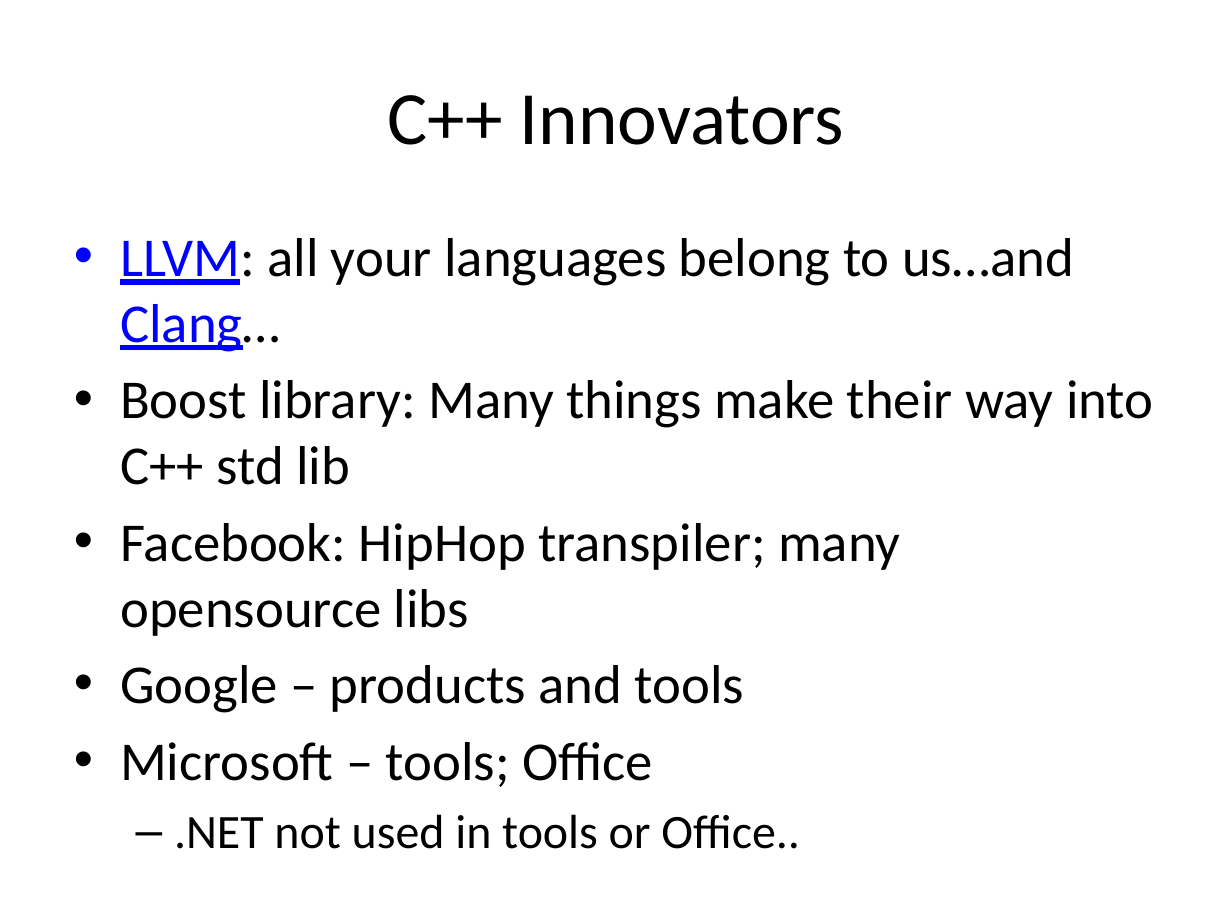
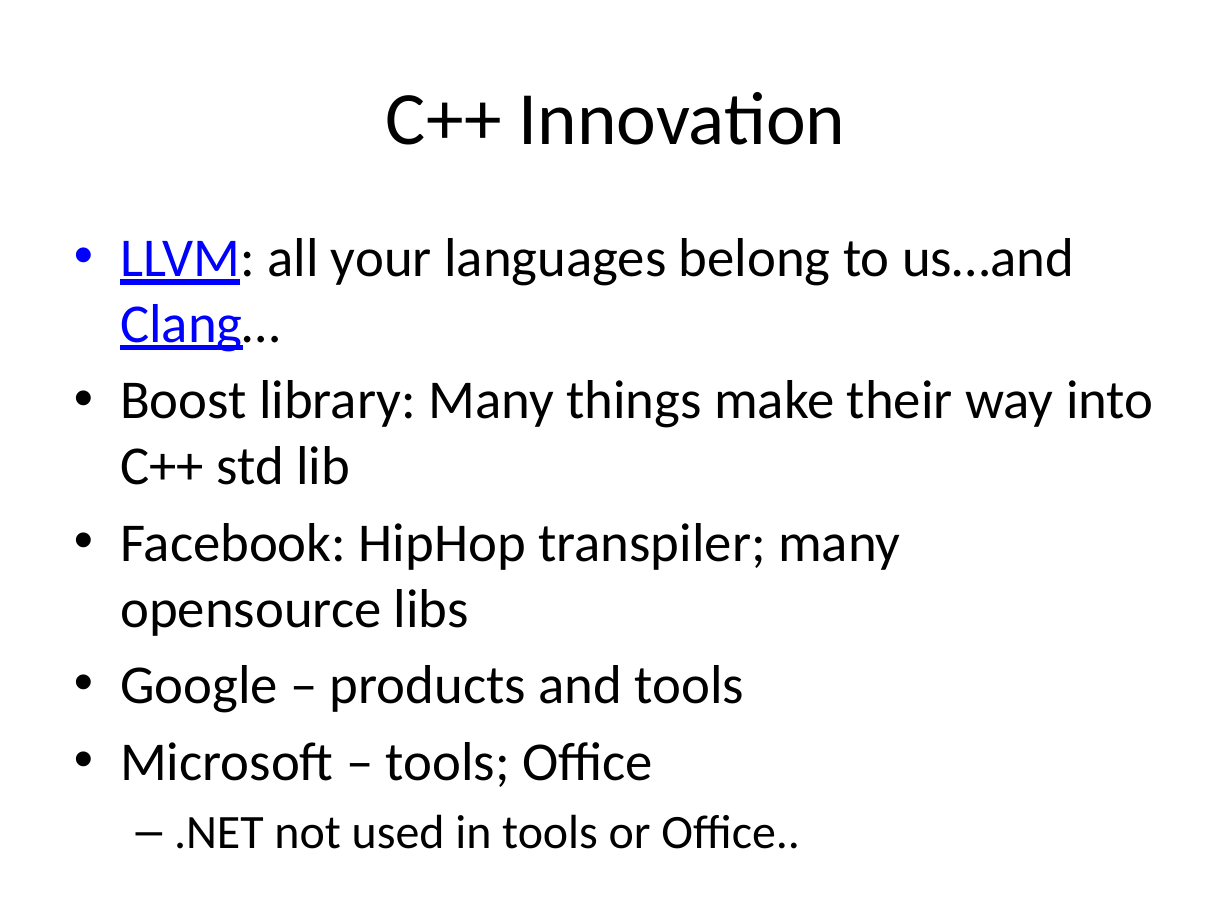
Before and after one commit to fellmad/FunWithCpp11, a slide deck: slide 10 of doc/Fun_with_C++11.pptx (slide 9 before the commit). Drawn at 1232x924 pixels with LibreOffice and Linux fonts; fonts in the diff are those of the drawing. Boxes give left, top, right and bottom in pixels: in the first picture for what was removed or moved away, otherwise in the second. Text is boxed around its words. In the diff, an @@ line names an element or a change of style, - is before the commit and + after.

```diff
--- a/doc/Fun_with_C++11.pptx
+++ b/doc/Fun_with_C++11.pptx
@@ title at [386, 92, 846, 145]: text changed @@
-C++ Innovators
+C++ Innovation
```
Also in this commit, not shown: 2 other slides changed, 1 slide added.
